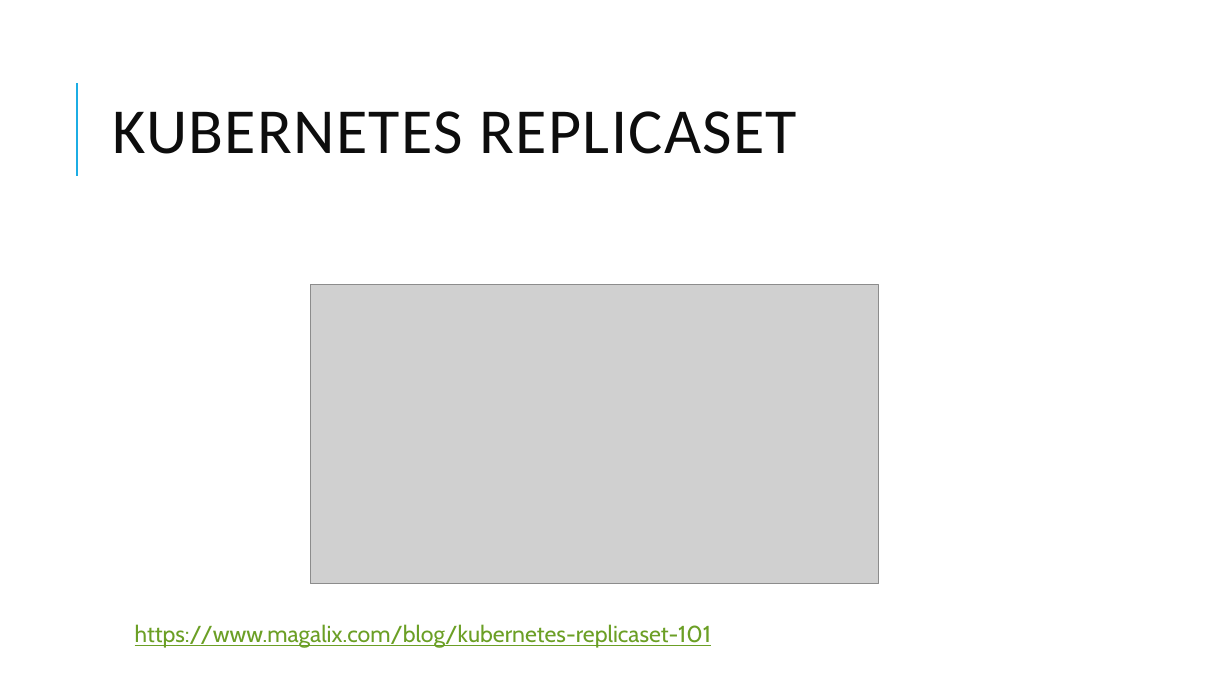
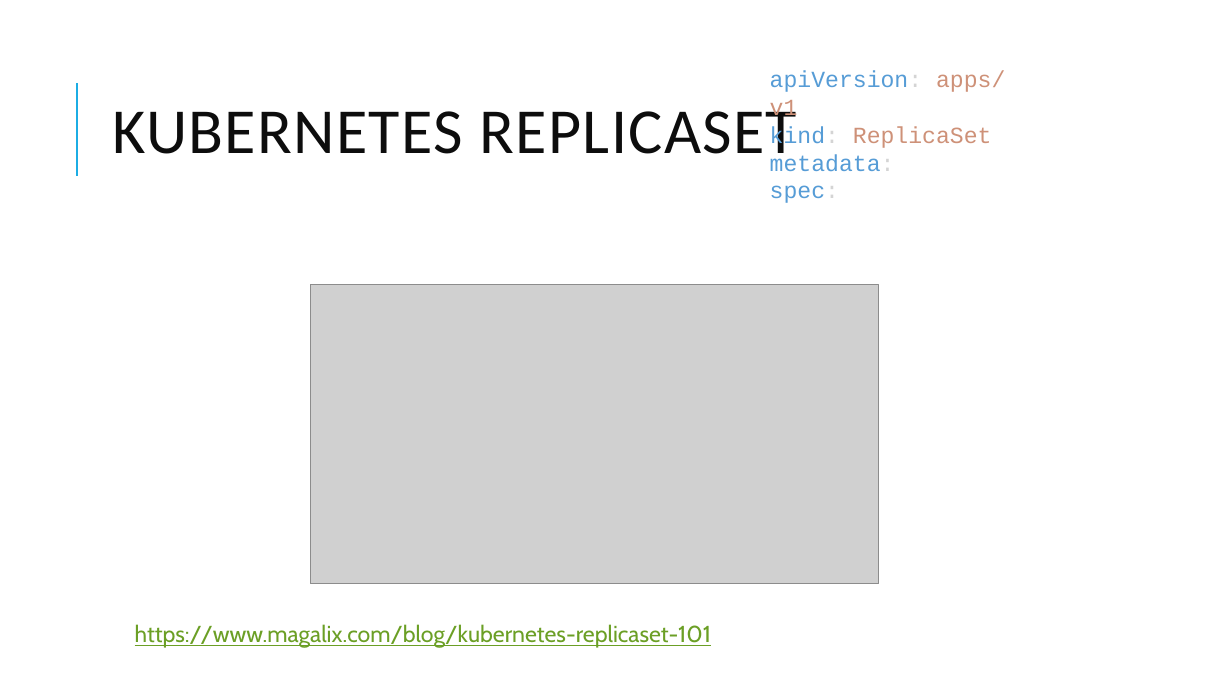
Before and after one commit to djkormo/k8s-online-lab-202006, a slide deck: slide 12 of docs/Kubernetes-202006–several aspects.pptx (slide 11 before the commit). Drawn at 1232x693 pixels with LibreOffice and Linux fonts; fonts in the diff are those of the drawing; grey boxes stand for pictures. Boxes give left, top, right and bottom in pixels: in the first picture for what was removed or moved away, otherwise in the second. Text is boxed around its words. In the diff, an @@ line names an element or a change of style, - is before the commit and + after.

```diff
--- a/docs/Kubernetes-202006–several aspects.pptx
+++ b/docs/Kubernetes-202006–several aspects.pptx
@@ text added at (x1=770, y1=71, x2=1005, y2=203), 18 pt, text #569CD6 @@
+apiVersion: apps/v1
+kind: ReplicaSet
+metadata:
+spec:
```
Also in this commit, not shown: 5 other slides changed, 4 slides added, 42 other files.
